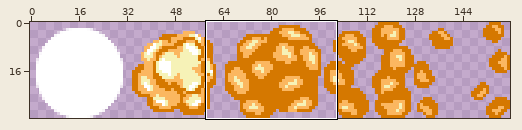
Sprite sheet -- ProjectPrototype/ProjectPrototype/Content/Sprites/explosion-sheet.png. Above, an overview of the earlier version with the close-up marked.
Close-up. Before the commit:
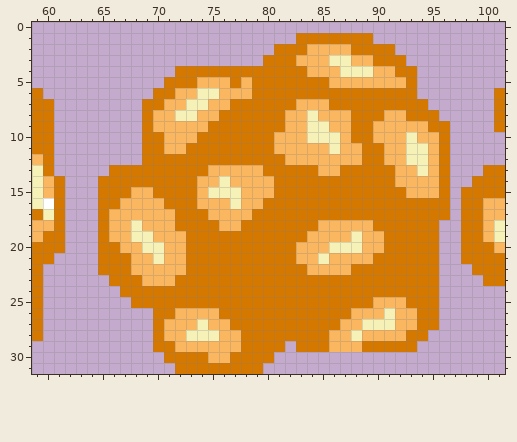
The file is 160x32 pixels. Pixels under 10% opacity are left out. Colours within 5 levels of each other are drawn and written as one. Shown: x 59..101, y 0..31.
The same view after the edit:
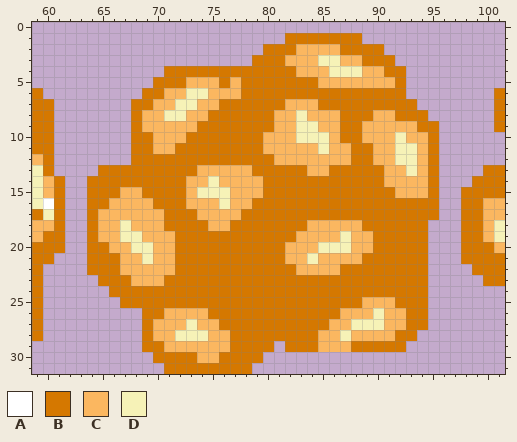
Palette (. is transparent): A #ffffff  B #d57800  C #fbb760  D #f6f2b7
Commit: Moved the explosion manager to the GameObject class.
The edit:
Colour B is added in row 1 at x 82; in row 2 at x 80; in row 3 at x 79; in row 4 at x 71; in row 5 at x 70; in row 6 at x 69.
Colour B is added in rows 7 to 12 at x 68; in row 13 at x 65; in rows 14 to 22 at x 64; in row 23 at x 65; in row 24 at x 66; in row 25 at x 67.
Colour B is added in rows 26 to 28 at x 69; in row 29 at x 69 and 82; in row 30 at x 70; in row 31 at x 71.
Colour B replaces colour C in row 2 at x 87; in row 3 at x 89; in row 4 at x 91; in row 5 at x 76, 78 and 92; in row 6 at x 78; in row 7 at x 76 and 85.
Colour B replaces colour C in row 8 at x 75, 87 and 92; in row 9 at x 74, 87 and 94; in row 10 at x 73, 87 and 95; in row 11 at x 72, 88 and 95; in row 12 at x 88 and 95; in row 13 at x 79, 86 and 95.
Colour B replaces colour C in row 14 at x 80 and 95; in row 15 at x 69, 80 and 95; in row 16 at x 70 and 79; in row 17 at x 71 and 78; in row 18 at x 71, 77 and 89; in rows 19 to 20 at x 72 and 90.
Colour B replaces colour C in row 21 at x 72 and 89; in row 22 at x 72 and 87; in row 23 at x 71; in row 25 at x 92; in row 26 at x 75 and 93; in row 27 at x 76 and 93.
Colour B replaces colour C in row 28 at x 77 and 92; in row 29 at x 77 and 88; in row 30 at x 76.
Colour C replaces colour B in row 2 at x 83; in row 3 at x 82; in row 4 at x 83; in row 5 at x 73, 77 and 85; in row 6 at x 71; in row 7 at x 70 and 82.
Colour C replaces colour B in row 8 at x 69, 81 and 90; in row 9 at x 69, 81 and 89; in row 10 at x 70, 80 and 89; in row 11 at x 70, 80 and 90; in row 12 at x 81 and 90; in row 13 at x 74, 84 and 91.
Colour C replaces colour B in row 14 at x 73 and 91; in row 15 at x 67, 73 and 92; in row 16 at x 66 and 73; in row 17 at x 65 and 74; in row 18 at x 65, 75 and 84; in row 19 at x 65 and 83.
Colour C replaces colour B in row 20 at x 66 and 82; in row 21 at x 67 and 82; in row 22 at x 67 and 83; in row 23 at x 68; in row 25 at x 89; in row 26 at x 71 and 87.
Colour C replaces colour B in row 27 at x 70 and 86; in row 28 at x 70 and 85; in row 29 at x 71 and 85; in row 30 at x 74.
Colour C replaces colour D in row 3 at x 87; in row 4 at x 89; in row 6 at x 75; in row 7 at x 74; in row 8 at x 73 and 84; in row 9 at x 85.
Colour C replaces colour D in row 10 at x 86 and 93; in row 11 at x 86 and 94; in rows 12 to 13 at x 94; in row 14 at x 76; in rows 15 to 16 at x 77; in row 18 at x 68.
Colour C replaces colour D in row 19 at x 69 and 88; in row 20 at x 70 and 88; in row 21 at x 70 and 85; in row 26 at x 91; in row 27 at x 74 and 91; in row 28 at x 75 and 88.
Colour D replaces colour C in row 3 at x 85; in row 4 at x 86; in row 6 at x 73; in row 7 at x 72; in row 8 at x 71 and 83; in row 9 at x 83.
Colour D replaces colour C in row 10 at x 83 and 92; in row 11 at x 85 and 92; in row 12 at x 92; in row 13 at x 93; in row 14 at x 75; in row 15 at x 74.
Colour D replaces colour C in row 16 at x 76; in row 18 at x 67; in row 19 at x 67 and 87; in row 20 at x 68 and 85; in row 21 at x 69 and 84; in row 26 at x 90.
Colour D replaces colour C in row 27 at x 73 and 88; in row 28 at x 72 and 87.
Colour B is gone in row 1 at x 89; in row 2 at x 91; in row 3 at x 92; in rows 4 to 6 at x 93; in row 7 at x 94; in row 8 at x 95.
Colour B is gone in rows 9 to 17 at x 96; in rows 18 to 27 at x 95; in row 28 at x 94; in row 29 at x 81 and 93; in row 30 at x 80; in row 31 at x 79.
Boxes around the changes in both close-ups, in picture pixels (x1, y1, x2, y2):
changed: (87, 33, 450, 374)
